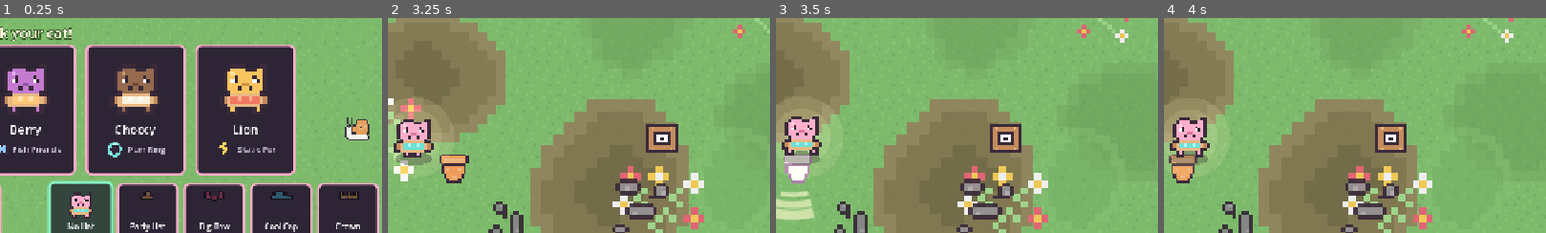
Above: before the commit, frames 1-4 (left to right).
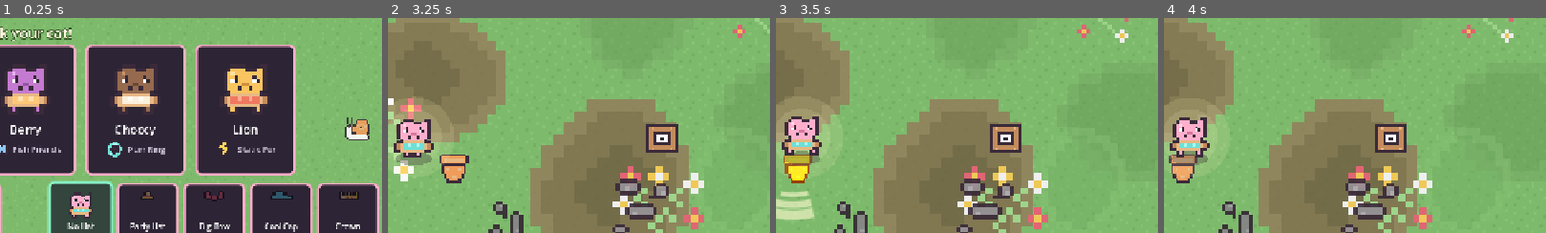
Above: after the commit, the same moments.

Repository: lukew-cogapp/cookie-cat
Game: Godot game, scene res://scenes/start_screen.tscn
The game is run twice, just before and just after one commit, with the same random seed, the same clock (stepped at 60 frames per second) and the same inputs.
Inputs (mouse positions are % of the whole screen's width and height, from its top left):
- Up to frame 1 (0.25 s): no input
- Up to frame 2 (3.25 s): click "Play!" at 0.5 s; tap Enter at 1.25 s; move the mouse to (72, 45) at 1.27 s; hold D (move_right) 1.28-2 s; tap Space (confirm) at 1.35 s; click (72, 45) at 1.42 s; drag from (30, 55) to (45, 70) at 2.02 s; move the mouse to (60, 28) at 2.77 s; hold D (move_right) from 2.78 s (still down); tap Alt at 2.85 s
- Up to frame 3 (3.5 s): keep holding D (move_right)
- Up to frame 4 (4 s): release D (move_right) at 3.5 s; drag from (45, 70) to (20, 35) at 3.52 s
The pictures show only the part of the screen within x 47-97%, y 22-72%; the shares and areas given below are measured in that part.

Frames 1-2 are identical in both runs. In frame 3, 0.8% of the frame differs, in the area x 2-10%, y 63-77%; in frame 4, nothing differs.

Commit message:
Flash bugs amber, not white
A white flash was 5 dE from the arctic's snow and 27 from the beach's sand, so
on a pale map a hit was invisible. Crushing blue rather than raising every
channel also holds the dark outline, which is the rim that keeps a pale bug
readable on pale ground.

Diff:
--- a/scripts/swarm.gd
+++ b/scripts/swarm.gd
@@ -86,7 +86,7 @@
 		node.multimesh = mm
 		node.texture = load(Tuning.ENEMY_TEXTURES[k])
 		# One property per kind, not per bug: the cat keeps the brightest pixels
-		# on screen. The hit flash still blows past this to white.
+		# on screen. The hit flash still blows past this.
 		node.modulate = Tuning.ENEMY_DIM
 		add_child(node)
 		_mm.append(mm)
@@ -461,7 +461,7 @@
 			# Bugs face the way they walk, like the cat: art is drawn facing
 			# right, so a bug heading left is mirrored by a negative x scale.
 			var face := -1.0 if _facing_left[i] else 1.0
-			# White plus a squash while flashing: the flash says hit, the
+			# A tint plus a squash while flashing: the flash says hit, the
 			# squash says hit HARD, and both cost only this transform.
 			var c := Color.WHITE
 			var squash := 0.0
--- a/scripts/tuning.gd
+++ b/scripts/tuning.gd
@@ -29,7 +29,7 @@
 const ZOOM := 2.5
 
 # --- Player ---
-## A bar, not hearts. Hearts could only show five states, so a grub and a boss
+## A bar, not a row of hearts. Hearts could only show five states, so a grub and a boss
 ## both took exactly one however hard they hit; with a bar the difference is
 ## visible. 100 so the numbers below read as percentages.
 const PLAYER_MAX_HP := 100.0
@@ -42,11 +42,11 @@
 ## and hard to find in a crowd.
 const PLAYER_DRAW_SIZE := 30.0
 ## A long blink after a hit. Standing in a crowd otherwise costs all three
-## hearts in a second, which teaches nothing.
+## of the bar in a second, which teaches nothing.
 const PLAYER_MERCY_TIME := 1.6
 ## A hit also shoves every bug off the cat. Mercy time alone is not enough:
-## a cat standing in a crowd loses the next heart the frame mercy ends, which
-## measured as all three hearts in 3.7 seconds. Clearing space is what gives a
+## a cat standing in a crowd takes the next hit the frame mercy ends, which
+## measured as the whole bar in 3.7 seconds. Clearing space is what gives a
 ## child the chance to walk out.
 const PLAYER_HIT_PUSH_RADIUS := 100.0
 const PLAYER_HIT_PUSH := 200.0
@@ -546,9 +546,14 @@
 ## The quiet gap after a flash before another may start. Longer than the flash,
 ## or a thing under continuous damage is white more often than not.
 const HIT_FLASH_GAP := 0.22
-## Bugs are drawn white-tinted for this long after a hit. The art carries the
-## colour now, so a hit replaces it rather than blending towards white.
-const HIT_FLASH_COLOUR := Color(3.0, 3.0, 3.0)
+## What a hit tints a bug to. Amber, not white, and the blue channel is crushed
+## rather than raised: a flat white flash was 5 dE from the arctic's snow and 27
+## from the beach's sand, so on a pale map the child could not see their toy
+## working, and multiplying every channel up washed the dark outline out to
+## grey. Crushing blue clips the body to saturated amber and holds the outline
+## dark, which is the rim that keeps a pale bug readable on pale ground.
+## `test_the_hit_flash_reads_on_every_map` pins both.
+const HIT_FLASH_COLOUR := Color(2.6, 1.5, 0.15)
 ## Below this the walk direction is too vertical to flip on, so a bug walking
 ## straight down does not shimmer between facings.
 const ENEMY_FLIP_DEADZONE := 4.0
@@ -664,7 +669,7 @@
 const GEM_STREAK_SEMITONES := 1.0
 const GEM_STREAK_CAP := 12
 
-## Hit squash: bugs flatten by this fraction while the white flash runs.
+## Hit squash: bugs flatten by this fraction while the hit flash runs.
 const HIT_SQUASH := 0.3
 ## Spawns scale in over this long, so nothing appears at full size and bites.
 const SPAWN_GROW_TIME := 0.35
@@ -741,7 +746,7 @@
 const PLAYER_HALO_PULSE := 0.07
 const PLAYER_HALO_RATE := 2.6
 ## Enough to hand the cat the brightest pixels on screen, not enough to mud
-## the bug art. The hit flash still blows past it to white.
+## the bug art. The hit flash still blows past it.
 const ENEMY_DIM := Color(0.88, 0.88, 0.93)
 
 # --- Audio feel ---
@@ -785,7 +790,7 @@
 
 # --- HUD ---
 ## The health bar. Green while healthy, amber, then red: a colour a child reads
-## without counting, which is what the hearts were for.
+## without counting, which is what a row of hearts was for.
 const HEALTH_GOOD := Color(0.42, 0.85, 0.42)
 const HEALTH_FAIR := Color(1.0, 0.78, 0.3)
 const HEALTH_LOW := Color(0.95, 0.36, 0.4)
@@ -837,7 +842,7 @@
 	"claw": "Hit harder",
 	"bell": "Attack more often",
 	"magnet": "Pick things up further away",
-	"snack": "Get a heart back",
+	"snack": "Get some health back",
 	"bowl": "All your toys get bigger",
 }
 ## The card art is 16x16, so it is drawn at this size with no filtering.
@@ -962,6 +967,47 @@
 		"xp": 8,
 	},
 ]
+# --- Traps ---
+## Holes in the ground. The only hazard that is not alive, and the only one that
+## does not chase: a trap is answered by looking where you are going, which is
+## the one thing a child can do that is not walking away.
+## Half the bar, so entering one below half health ends the run. Every other
+## threat is survivable by leaving; this one is not, which is what makes the
+## ground worth reading.
+const TRAP_DAMAGE := PLAYER_MAX_HP * 0.5
+## Drawn a little wider than a prop. A hazard that costs half the bar has to be
+## visible from further away than a pot worth a heart.
+const TRAP_RADIUS := 26.0
+## Only the middle bites. The sprite's outermost ring is its rim, and clipping
+## the rim while running past should not cost half the bar.
+const TRAP_BITE := 0.62
+## Long enough to walk out of. Without it the same hole bites every frame the
+## cat is inside it, which is three hits before a child can react.
+const TRAP_COOLDOWN := 1.4
+## Sparse, but not so sparse the child never meets one. The camera shows
+## 512x288 world units at `ZOOM`, so a 520 cell put a hole on screen only half
+## the time and a hazard nobody sees teaches nothing; 300 averages between one
+## and two in view. Five per cell like the props would be a minefield, and the
+## ground has to stay walkable in every direction.
+const TRAP_PER_CELL := 1
+const TRAP_CELL := 300.0
+const TRAP_COUNT := 40
+const TRAP_SEED := 20260903
+## Two overlapping holes read as one, and the gap between them has to be wider
+## than the cat. Kept under `TRAP_CELL` or nearly every placement is rejected.
+const TRAP_SPACING := 150.0
+## Bigger than the prop clearance, so the run does not open with half the bar
+## sitting under the cat, and small enough that the first hole is still on
+## screen to be learned from.
+const TRAP_CLEAR_RADIUS := 170.0
+const TRAP_REFILL_DISTANCE := 1100.0
+const TRAP_FORGET_DISTANCE := 1500.0
+## The splash out of the hole. Pale blue reads as water on all three maps: the
+## pond and the ice hole are water, and wet sand is darker than dry.
+const TRAP_SPLASH_COUNT := 10
+const TRAP_SPLASH_SPEED := 96.0
+const TRAP_SPLASH_COLOUR := Color(0.78, 0.9, 1.0)
+
 const PROP_COUNT := 120
 ## Seeded, so the garden is the same every run: a child who learns where the
 ## pots are should find them there again.
@@ -993,6 +1039,7 @@
 		"cost": 0,
 		"art": "res://assets/map_garden.png",
 		"lawn": "res://assets/lawn.png",
+		"trap": "res://assets/trap_pond.png",
 		"ground_art": GROUND_ART,
 		"ground_weights": GROUND_WEIGHTS,
 		"ground_scale": GROUND_SCALE,
@@ -1005,6 +1052,7 @@
 		"cost": 0,
 		"art": "res://assets/map_beach.png",
 		"lawn": "res://assets/lawn_beach.png",
+		"trap": "res://assets/trap_sandpit.png",
 		## Wet sand and tide pools are the common ground; shells and seaweed
 		## are the treats, like the garden's flowers and stones.
 		"ground_art":
@@ -1055,6 +1103,7 @@
 		"cost": 0,
 		"art": "res://assets/map_arctic.png",
 		"lawn": "res://assets/lawn_arctic.png",
+		"trap": "res://assets/trap_icehole.png",
 		## Ice sheets and drifts are the common ground; cracks and rocks are
 		## the treats.
 		"ground_art":
--- a/test/tuning_test.gd
+++ b/test/tuning_test.gd
@@ -339,3 +339,89 @@
 			w.has("radius") or travels,
 			"%s has a radius, or is a shot whose sweep the bowl widens" % id,
 		)
+
+
+## Every map's dominant floor tones, as 8-bit triples from the palette in
+## `scripts/tools/make_art.py`: lawn greens, sand, then snow and ice. `Color8`
+## is a function rather than a constant expression, so these stay as ints.
+const FLOOR_TONES := [
+	[126, 186, 108],
+	[134, 194, 116],
+	[116, 176, 100],
+	[233, 209, 156],
+	[247, 229, 182],
+	[208, 178, 128],
+	[226, 238, 248],
+	[242, 248, 255],
+	[198, 216, 234],
+	[140, 192, 232],
+	[196, 228, 248],
+]
+## The art's outline, which is what gives a flashing bug its rim.
+const OUTLINE_TONE := [58, 42, 58]
+
+
+## CIE Lab dE76 between two colours, which counts hue as well as lightness. A
+## luminance ratio alone calls amber on snow invisible while the blue channel
+## differs by 220 levels, which is the difference the eye reads first.
+func _difference(a: Color, b: Color) -> float:
+	var la := _lab(a)
+	var lb := _lab(b)
+	return (la - lb).length()
+
+
+func _lab(c: Color) -> Vector3:
+	var r := c.srgb_to_linear()
+	var x := (0.4124 * r.r + 0.3576 * r.g + 0.1805 * r.b) / 0.95047
+	var y := 0.2126 * r.r + 0.7152 * r.g + 0.0722 * r.b
+	var z := (0.0193 * r.r + 0.1192 * r.g + 0.9505 * r.b) / 1.08883
+	return Vector3(
+		116.0 * _lab_f(y) - 16.0,
+		500.0 * (_lab_f(x) - _lab_f(y)),
+		200.0 * (_lab_f(y) - _lab_f(z)),
+	)
+
+
+func _lab_f(t: float) -> float:
+	return pow(t, 1.0 / 3.0) if t > 0.008856 else 7.787 * t + 16.0 / 116.0
+
+
+## An 8-bit triple from the art palette as a Color.
+func _tone(rgb: Array) -> Color:
+	return Color8(int(rgb[0]), int(rgb[1]), int(rgb[2]))
+
+
+## What a bug's pixel becomes while flashing: the per-instance flash colour
+## times the per-kind dim, clipped, as the MultiMesh does it.
+func _flashed(texel: Color) -> Color:
+	var f := Tuning.HIT_FLASH_COLOUR
+	var d := Tuning.ENEMY_DIM
+	return Color(
+		minf(1.0, texel.r * f.r * d.r),
+		minf(1.0, texel.g * f.g * d.g),
+		minf(1.0, texel.b * f.b * d.b),
+	)
+
+
+## A hit has to be visible on every map, and the palest bug on the palest floor
+## is the case that decides it. A flat white flash sat 5 dE from the arctic's
+## snow, so on that map the child could not see their toy working at all.
+func test_the_hit_flash_reads_on_every_map() -> void:
+	var body := _flashed(Color.WHITE)
+	for tone: Array in FLOOR_TONES:
+		assert_gt(
+			_difference(body, _tone(tone)),
+			40.0,
+			"a flashing bug separates from floor %s" % [tone],
+		)
+
+
+## And the outline has to survive the flash, or a pale bug loses the dark rim
+## that holds its shape against pale ground. Raising every channel washed it
+## out to grey.
+func test_the_hit_flash_keeps_the_dark_outline() -> void:
+	assert_gt(
+		_difference(_flashed(Color.WHITE), _flashed(_tone(OUTLINE_TONE))),
+		45.0,
+		"a flashing bug keeps a rim",
+	)
